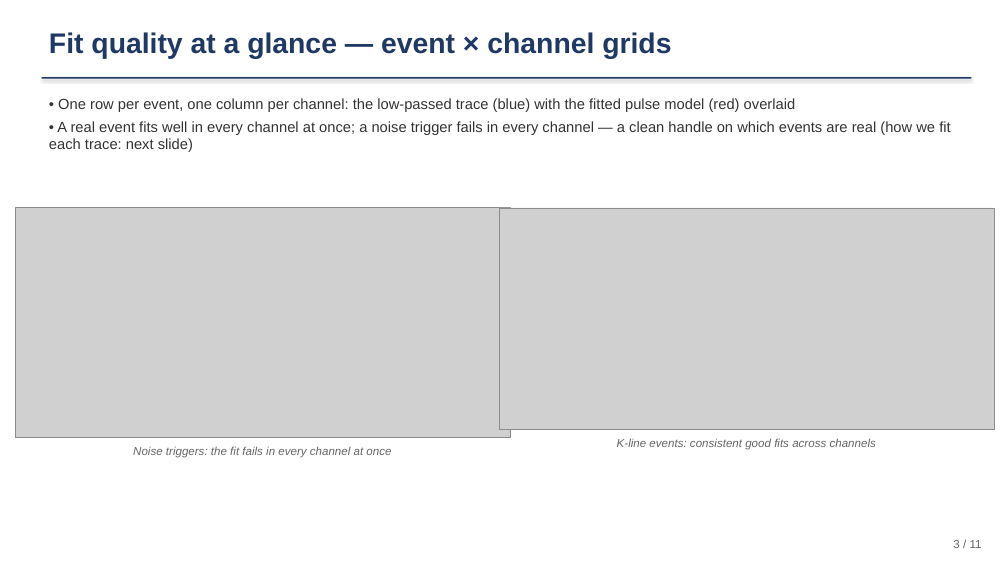
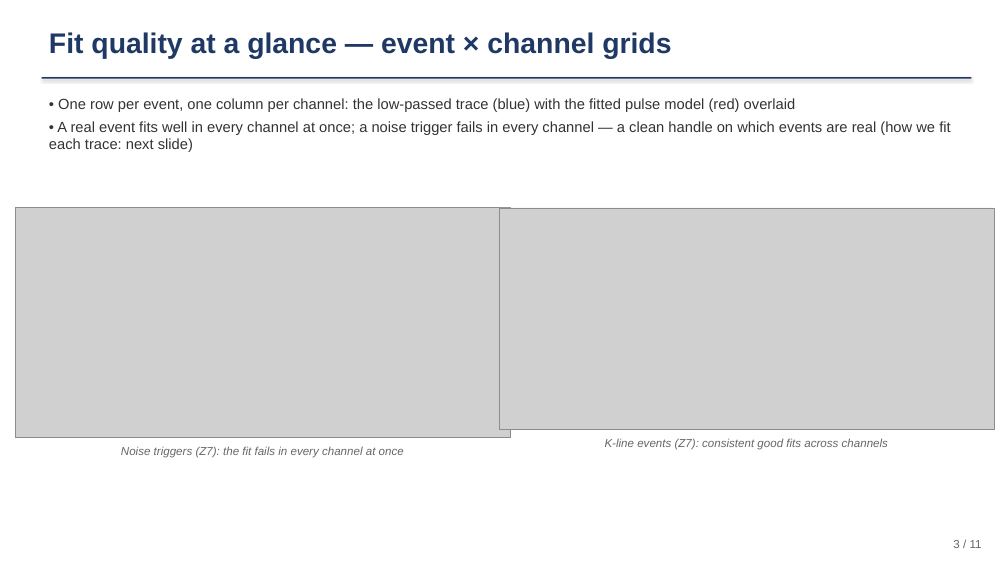
Before and after one commit to ZhihengLi0/urop, a slide deck: slide 3 of snolab/presentation/SNOLAB_R4_pulse_templates_20260715.pptx. Drawn at 1008x567 pixels with LibreOffice and Linux fonts; fonts in the diff are those of the drawing; grey boxes stand for pictures. Boxes give left, top, right and bottom in pixels: in the first picture for what was removed or moved away, otherwise in the second. Text is boxed around its words. In the diff, an @@ line names an element or a change of style, - is before the commit and + after.

```diff
--- a/snolab/presentation/SNOLAB_R4_pulse_templates_20260715.pptx
+++ b/snolab/presentation/SNOLAB_R4_pulse_templates_20260715.pptx
@@ text at (121,446,404,458): text changed @@
-Noise triggers: the fit fails in every channel at once
+Noise triggers (Z7): the fit fails in every channel at once
@@ text at (605,438,888,450): text changed @@
-K-line events: consistent good fits across channels
+K-line events (Z7): consistent good fits across channels
```
Also in this commit, not shown: 3 other slides changed, 1 other file.
